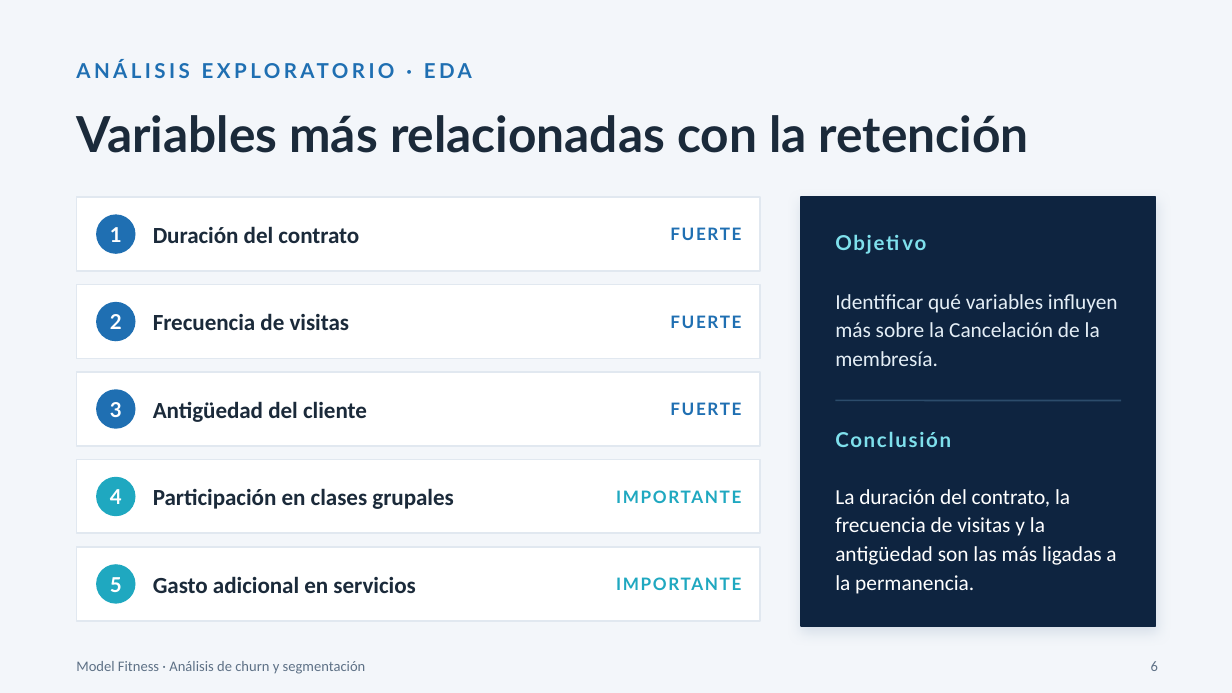
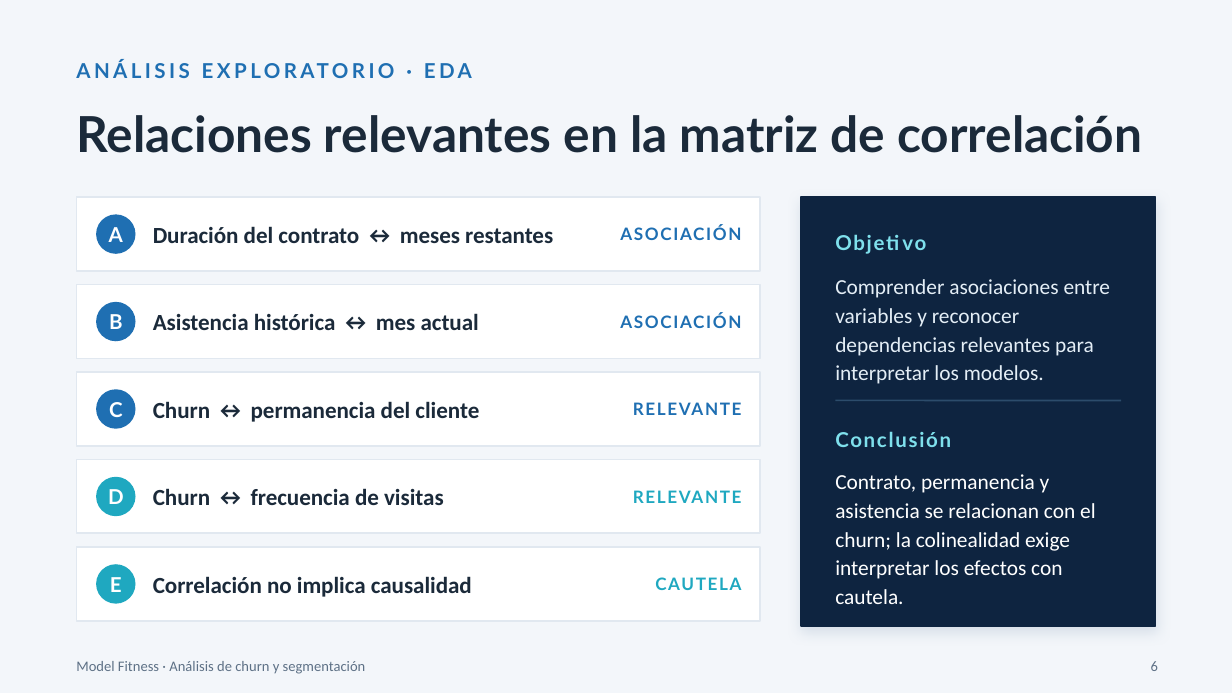
Before and after one commit to Fernando-a19/model_fitness_churn_analysis, a slide deck: slide 6 of docs/Analisís de cancelación.pptx. Drawn at 1232x693 pixels with LibreOffice and Linux fonts; fonts in the diff are those of the drawing. Boxes give left, top, right and bottom in pixels: in the first picture for what was removed or moved away, otherwise in the second. Text is boxed around its words. In the diff, an @@ line names an element or a change of style, - is before the commit and + after.

Commit message:
Update Model Fitness analysis and documentation

```diff
--- a/docs/Analisís de cancelación.pptx
+++ b/docs/Analisís de cancelación.pptx
@@ title at [76,115,1142,153]: text changed @@
-Variables más relacionadas con la retención
+Relaciones relevantes en la matriz de correlación
@@ text at [109,227,123,242]: text changed @@
-1
+A
@@ text at [153,226,553,243]: text changed @@
-Duración del contrato
+Duración del contrato ↔ meses restantes
@@ text at [620,226,741,240]: text changed @@
-FUERTE
+ASOCIACIÓN
@@ text at [835,279,1111,384]: text changed @@
-Identificar qué variables influyen más sobre la Cancelación de la membresía.
+Comprender asociaciones entre variables y reconocer dependencias relevantes para interpretar los modelos.
@@ text at [109,314,123,329]: text changed @@
-2
+B
@@ text at [153,313,479,330]: text changed @@
-Frecuencia de visitas
+Asistencia histórica ↔ mes actual
@@ text at [620,313,741,328]: text changed @@
-FUERTE
+ASOCIACIÓN
@@ text at [109,402,123,417]: text changed @@
-3
+C
@@ text at [153,401,479,422]: text changed @@
-Antigüedad del cliente
+Churn ↔ permanencia del cliente
@@ text at [633,402,742,415]: text changed @@
-FUERTE
+RELEVANTE
@@ text at [835,474,1096,604]: text changed @@
-La duración del contrato, la frecuencia de visitas y la antigüedad son las más ligadas a la permanencia.
+Contrato, permanencia y asistencia se relacionan con el churn; la colinealidad exige interpretar los efectos con cautela.
@@ text at [108,489,124,504]: text changed @@
-4
+D
@@ text at [153,488,444,505]: text changed @@
-Participación en clases grupales
+Churn ↔ frecuencia de visitas
@@ text at [633,490,742,503]: text changed @@
-IMPORTANTE
+RELEVANTE
@@ text at [110,577,122,592]: text changed @@
-5
+E
@@ text at [153,576,472,597]: text changed @@
-Gasto adicional en servicios
+Correlación no implica causalidad
@@ text at [655,577,741,590]: text changed @@
-IMPORTANTE
+CAUTELA
```
Also in this commit, not shown: 13 other slides changed, 3 other files.
